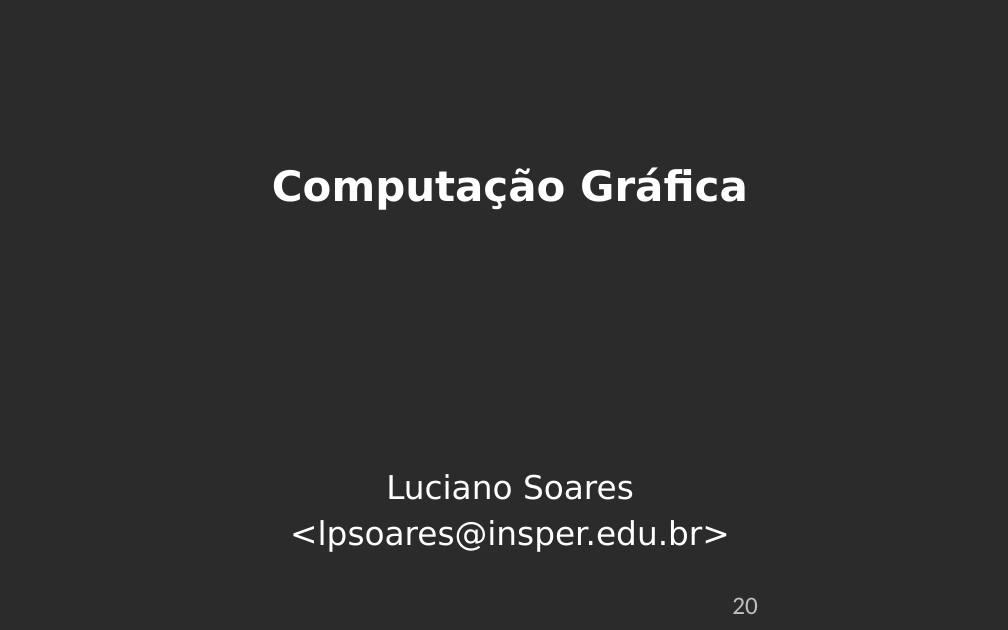
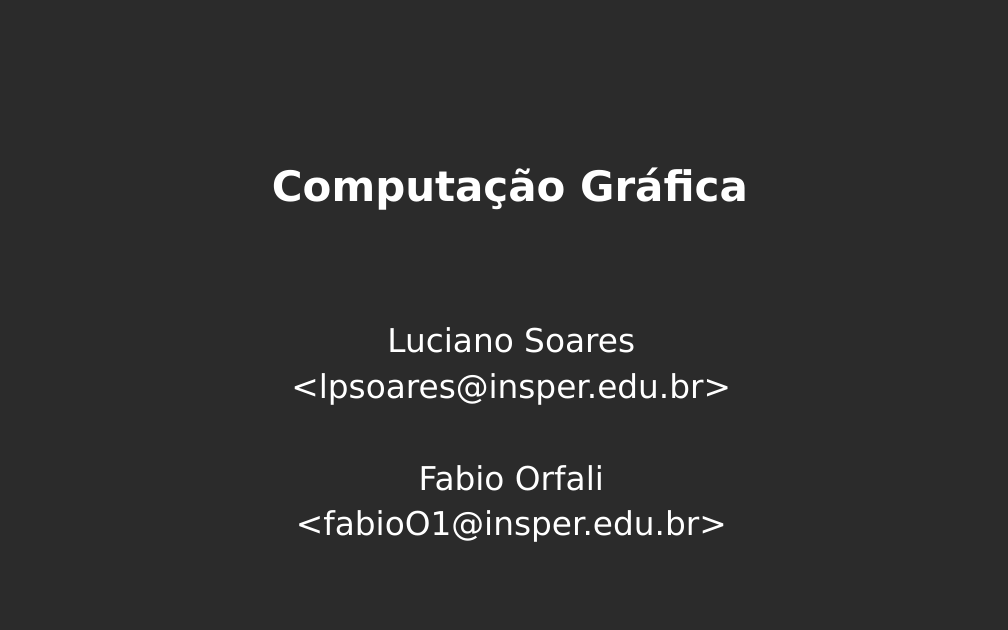
Before and after one commit to lpsoares/ComputacaoGrafica, a slide deck: slide 20 of content/aulas/12-revisao3_interpolacao_mipmap_visibilidade/aula12_revisao3_interpolacao_mipmap_visibilidade.pptx. Drawn at 1008x630 pixels with LibreOffice and Linux fonts; fonts in the diff are those of the drawing; background and template pictures are left out; a plain dark background stands for a picture behind light text. Boxes give left, top, right and bottom in pixels: in the first picture for what was removed or moved away, otherwise in the second. Text is boxed around its words. In the diff, an @@ line names an element or a change of style, - is before the commit and + after.

```diff
--- a/content/aulas/12-revisao3_interpolacao_mipmap_visibilidade/aula12_revisao3_interpolacao_mipmap_visibilidade.pptx
+++ b/content/aulas/12-revisao3_interpolacao_mipmap_visibilidade/aula12_revisao3_interpolacao_mipmap_visibilidade.pptx
@@ text "Luciano Soares": place and size @@
-text "Luciano Soares" at [290,474,730,552]
+text "Luciano Soares" at [291,327,731,542]
@@ text at [296,465,727,542]: paragraphs added @@
+Fabio Orfali
+<fabioO1@insper.edu.br>
@@ page number removed at [732,597,758,614] @@
-20
```
Also in this commit, not shown: 13 other slides changed, 2 other files.
